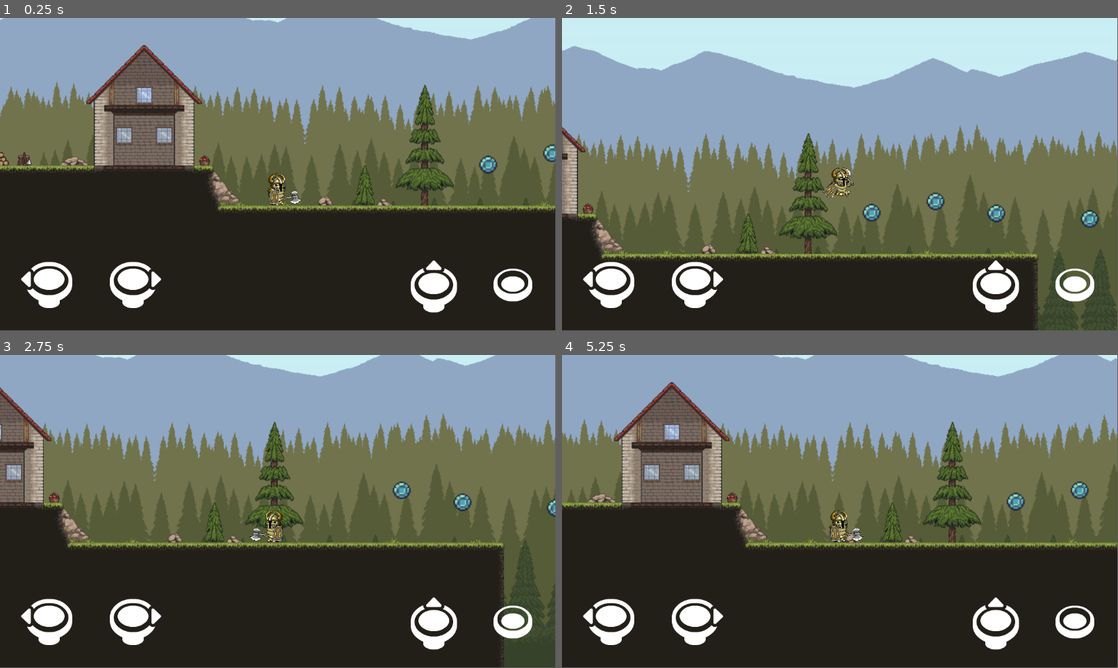
Above: before the commit, frames 1-4 (two rows, left to right).
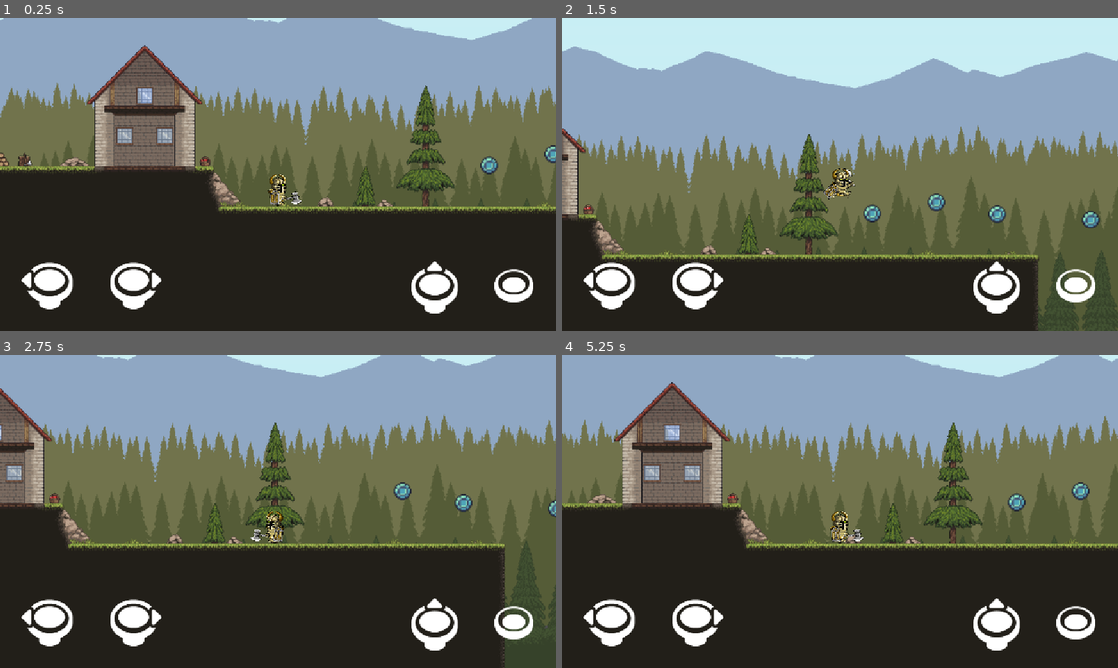
Above: after the commit, the same moments.

Repository: mcbane23/First-Godot-Game
Game: Godot game, scene res://scenes/game.tscn
Same seed, same stepped clock (60 frames per second), same inputs: the game is played once before the commit and once after it.
Inputs:
- Up to frame 1 (0.25 s): no input
- Up to frame 2 (1.5 s): hold Right (game_right) from 0.53 s (still down); tap Space (game_jump) at 0.77 s
- Up to frame 3 (2.75 s): tap Space (game_jump) at 1.52 s; release Right (game_right) at 2.03 s; hold Left (game_left) from 2.03 s (still down)
- Up to frame 4 (5.25 s): release Left (game_left) at 2.78 s; hold Right (game_right) 2.78-4.28 s; tap Space (game_jump) at 3.02, 3.77, 4.52 s; hold Left (game_left) 4.28-5.03 s; hold Right (game_right) from 5.03 s (still down)
In our replay, the window is 799x449 before the commit and 800x450 after it. These sizes can differ from the game's own. Grey fills any space a smaller window leaves; there, only what the larger window draws over its background counts as a difference.

The runs differ from the first frame. In frame 1, 6.4% of the frame differs, in the area x 0-100%, y 0-95%; in frame 2, 5.8%; in frame 3, 5.6%; in frame 4, 6.2%.

Commit message:
Fix UI/world scaling across phone resolutions
Add a [display] section to project.godot defining a base 1152x648
viewport with canvas_items stretch mode and "keep" aspect. Previously
no stretch mode was configured, so the game rendered at each device's
native resolution 1:1 — on higher-res screens this exposed more of
the world (camera showed more pixels at the same zoom) while the
fixed-pixel-size touch controls stayed physically small relative to
the screen. Locking a base resolution and enabling canvas_items
stretch makes both the world view and UI scale uniformly and look
consistent across devices. Also locks handheld orientation to
landscape to match the game's layout.

Diff:
--- a/project.godot
+++ b/project.godot
@@ -14,6 +14,14 @@
 run/main_scene="uid://ohk0kf6yfnbp"
 config/features=PackedStringArray("4.4", "Mobile")
 config/icon="res://icon.svg"
+
+[display]
+
+window/size/viewport_width=1152
+window/size/viewport_height=648
+window/stretch/mode="canvas_items"
+window/stretch/aspect="keep"
+window/handheld/orientation="landscape"
 
 [input]
 
